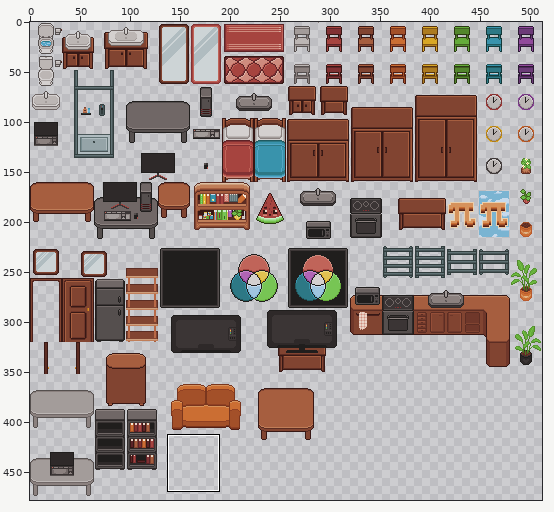
Two states of a sprite sheet, game/house/assets/objects.png. Above, an overview of the earlier version with the close-up marked.
Close-up. Earlier state:
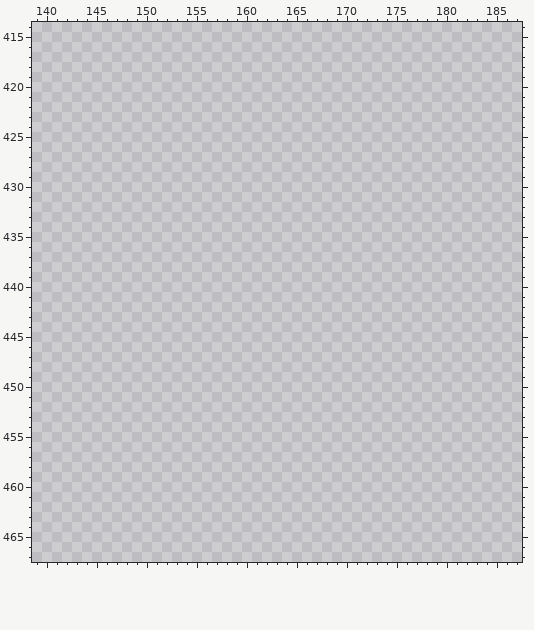
The file is 512x512 pixels. Colours within 5 levels of each other are drawn and written as one. Shown: x 139..187, y 414..467. The wide view leaves out empty margins.
Palette (. is transparent): 
Pixels before (only the part around the change), first column x 139:
414 .................................................
415 .................................................
416 .................................................
417 .................................................
418 .................................................
419 .................................................
420 .................................................
421 .................................................
422 .................................................
423 .................................................
424 .................................................
425 .................................................
426 .................................................
427 .................................................
428 .................................................
429 .................................................
430 .................................................
431 .................................................
432 .................................................
433 .................................................
434 .................................................
435 .................................................
436 .................................................
437 .................................................
438 .................................................
439 .................................................
440 .................................................
441 .................................................
442 .................................................
443 .................................................
444 .................................................
445 .................................................
446 .................................................
447 .................................................
448 .................................................
449 .................................................
450 .................................................
451 .................................................
452 .................................................
453 .................................................
454 .................................................
455 .................................................
456 .................................................
457 .................................................
458 .................................................
459 .................................................
460 .................................................
461 .................................................
462 .................................................
463 .................................................
464 .................................................
465 .................................................
466 .................................................
And afterwards:
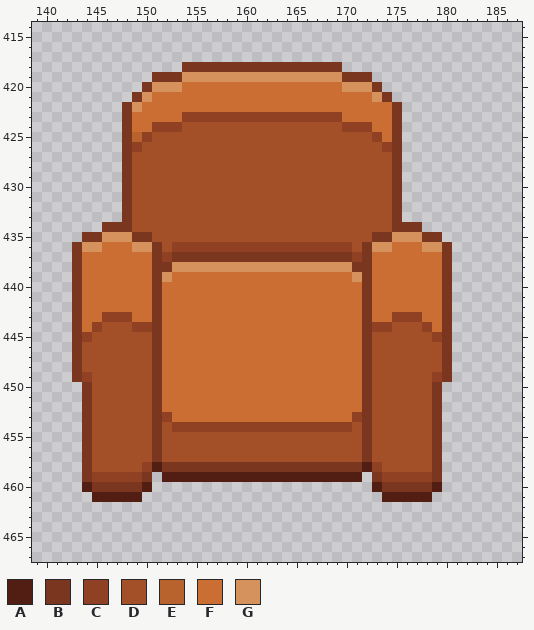
Colours new in this view: A #521e14  B #7a361e  C #904023  D #a35029  E #b8632e  F #cb6e33  G #d6925c
The author wrote: Add pixel art asset (single couch)
Changes in this commit:
y 418: x 154..169 ................ -> BBBBBBBBBBBBBBBB
y 419: x 151..172 ...................... -> BBBGGGGGGGGGGGGGGGGBBB
y 420: x 150..173 ........................ -> BGGGFFFFFFFFFFFFFFFFGGGB
y 421: x 149..174 .......................... -> BGFFFFFFFFFFFFFFFFFFFFFFGB
y 422: x 148..175 ............................ -> BGFFFFFFFFFFFFFFFFFFFFFFFFFB
y 423: x 148..175 ............................ -> BFFFFFCCCCCCCCCCCCCCCCFFFFFB
y 424: x 148..175 ............................ -> BFFCCCDDDDDDDDDDDDDDDDCCCFFB
y 425: x 148..175 ............................ -> BECDDDDDDDDDDDDDDDDDDDDDDCFB
y 426: x 148..175 ............................ -> BCDDDDDDDDDDDDDDDDDDDDDDDDCB
y 427..433: x 148..175 ............................ -> BDDDDDDDDDDDDDDDDDDDDDDDDDDB
y 434: x 146..177 ................................ -> BBBDDDDDDDDDDDDDDDDDDDDDDDDDDBBB
y 435: x 144..179 .................................... -> BBGGGBBDDDDDDDDDDDDDDDDDDDDDDBBGGGBB
y 436: x 143..180 ...................................... -> BGGFFFGGBDCCCCCCCCCCCCCCCCCCDBGGFFFGGB
y 437: x 143..180 ...................................... -> BFFFFFFFBCBBBBBBBBBBBBBBBBBBCBFFFFFFFB
y 438: x 143..180 ...................................... -> BFFFFFFFBBGGGGGGGGGGGGGGGGGGBBFFFFFFFB
y 439: x 143..180 ...................................... -> BFFFFFFFBGFFFFFFFFFFFFFFFFFFGBFFFFFFFB
y 440..442: x 143..180 ...................................... -> BFFFFFFFBFFFFFFFFFFFFFFFFFFFFBFFFFFFFB
y 443: x 143..180 ...................................... -> BFFCCCFFBFFFFFFFFFFFFFFFFFFFFBFFCCCFFB
y 444: x 143..180 ...................................... -> BFCDDDCCBFFFFFFFFFFFFFFFFFFFFBCCDDDCFB
y 445: x 143..180 ...................................... -> BCDDDDDDBFFFFFFFFFFFFFFFFFFFFBDDDDDDCB
y 446..448: x 143..180 ...................................... -> BDDDDDDDBFFFFFFFFFFFFFFFFFFFFBDDDDDDDB
y 449: x 143..180 ...................................... -> BCDDDDDDBFFFFFFFFFFFFFFFFFFFFBDDDDDDCB
y 450..452: x 144..179 .................................... -> BDDDDDDBFFFFFFFFFFFFFFFFFFFFBDDDDDDB
y 453: x 144..179 .................................... -> BDDDDDDBCFFFFFFFFFFFFFFFFFFCBDDDDDDB
y 454: x 144..179 .................................... -> BDDDDDDBDCCCCCCCCCCCCCCCCCCDBDDDDDDB
y 455..457: x 144..179 .................................... -> BDDDDDDBDDDDDDDDDDDDDDDDDDDDBDDDDDDB
y 458: x 144..179 .................................... -> BDDDDDCABBBBBBBBBBBBBBBBBBBBACDDDDDB
y 459: x 144..150 ....... -> BCCCCCB; x 152..171 .................... -> AAAAAAAAAAAAAAAAAAAA; x 173..179 ....... -> BCCCCCB
y 460: x 144..150 ....... -> ABBBBBA; x 173..179 ....... -> ABBBBBA
y 461: x 145..149 ..... -> AAAAA; x 174..178 ..... -> AAAAA
Boxes around the changes in both close-ups, in picture pixels (x1, y1, x2, y2):
added: (72, 62, 452, 502)
